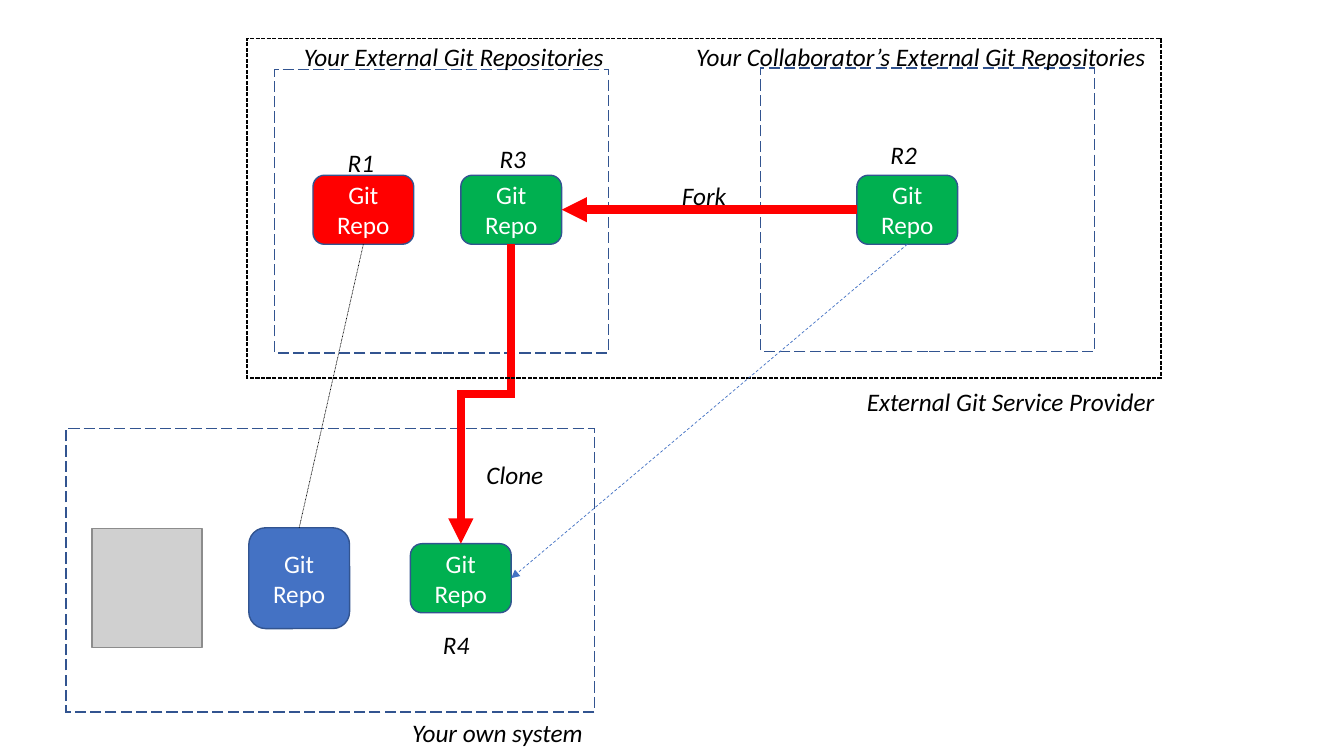
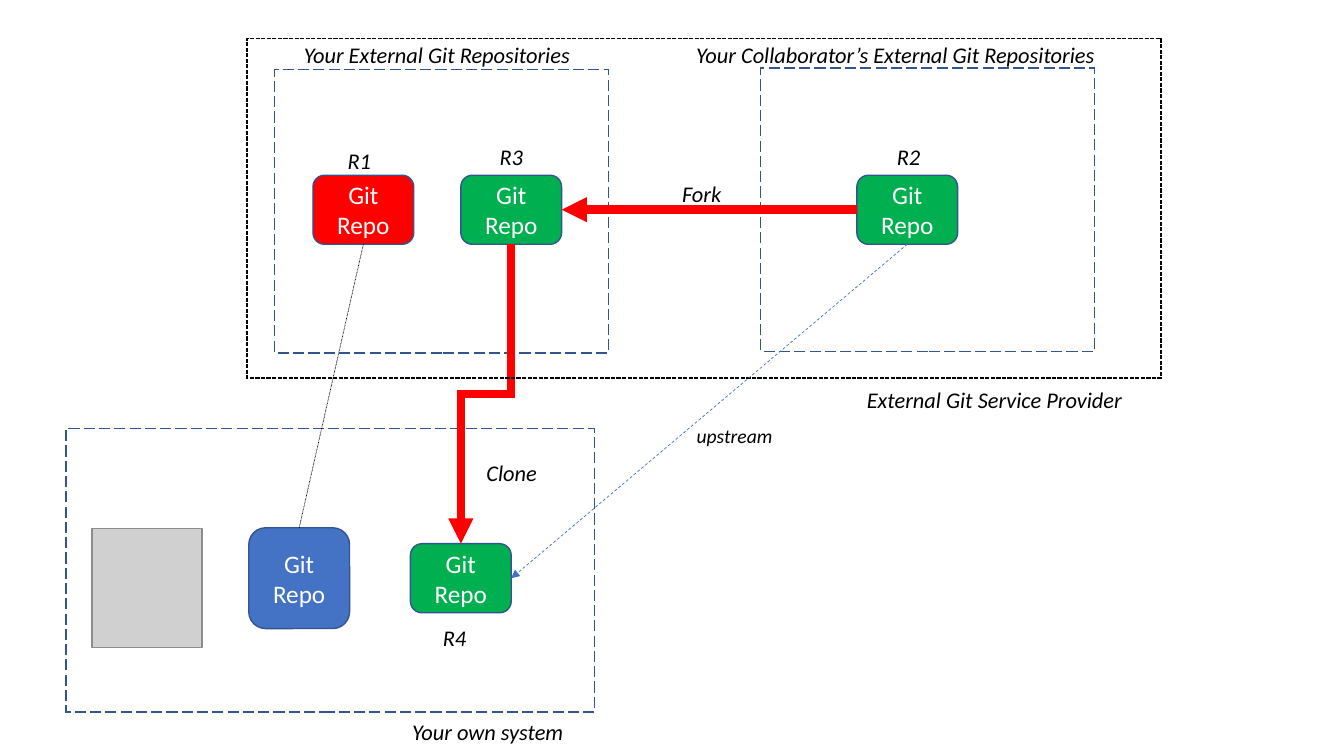
Before and after one commit to softwaresaved/2019-09-05-belfast-git-rss, a slide deck: slide 18 of slides/GitCollaborativeModels.pptx. Drawn at 1344x756 pixels with LibreOffice and Linux fonts; fonts in the diff are those of the drawing; grey boxes stand for pictures. Boxes give left, top, right and bottom in pixels: in the first picture for what was removed or moved away, otherwise in the second. Text is boxed around its words. In the diff, an @@ line names an element or a change of style, - is before the commit and + after.

```diff
--- a/slides/GitCollaborativeModels.pptx
+++ b/slides/GitCollaborativeModels.pptx
@@ size 18 to 16 pt in 10 elements at (x1=696, y1=47, x2=1094, y2=69), (x1=304, y1=47, x2=570, y2=67), (x1=867, y1=392, x2=1121, y2=408), (x1=412, y1=725, x2=563, y2=744), (x1=486, y1=465, x2=536, y2=481), (x1=682, y1=186, x2=721, y2=208), (x1=500, y1=150, x2=523, y2=165), (x1=348, y1=154, x2=371, y2=175), (x1=443, y1=631, x2=466, y2=646), (x1=897, y1=150, x2=920, y2=165) @@
@@ text added at (x1=697, y1=430, x2=773, y2=446), 14 pt, text #000000, italic @@
+upstream
```
